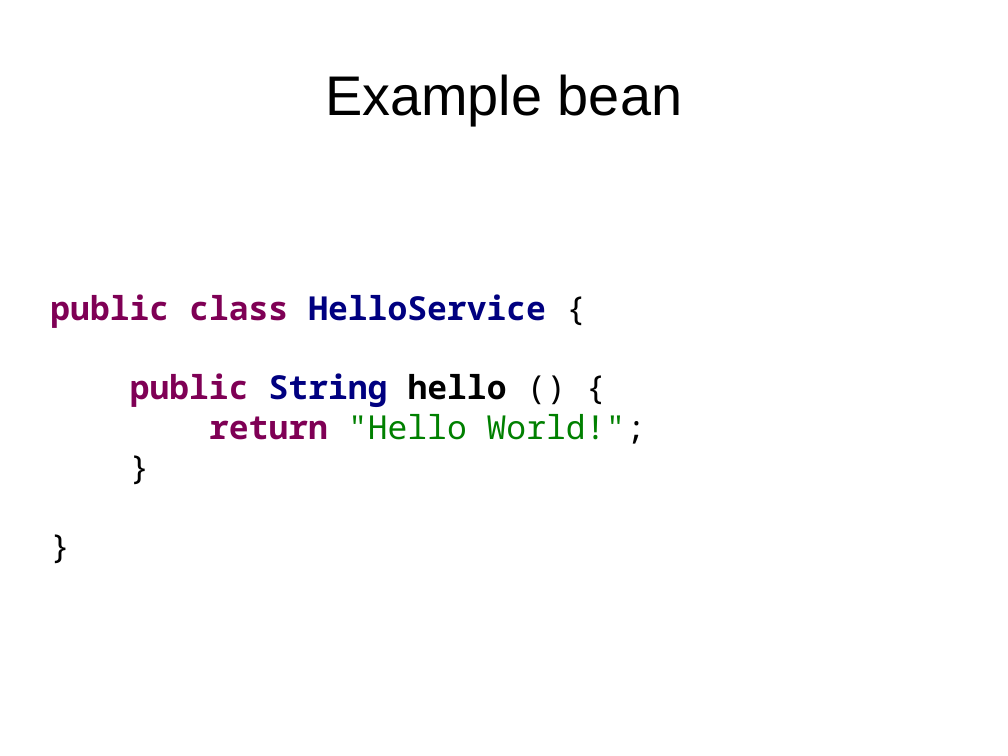
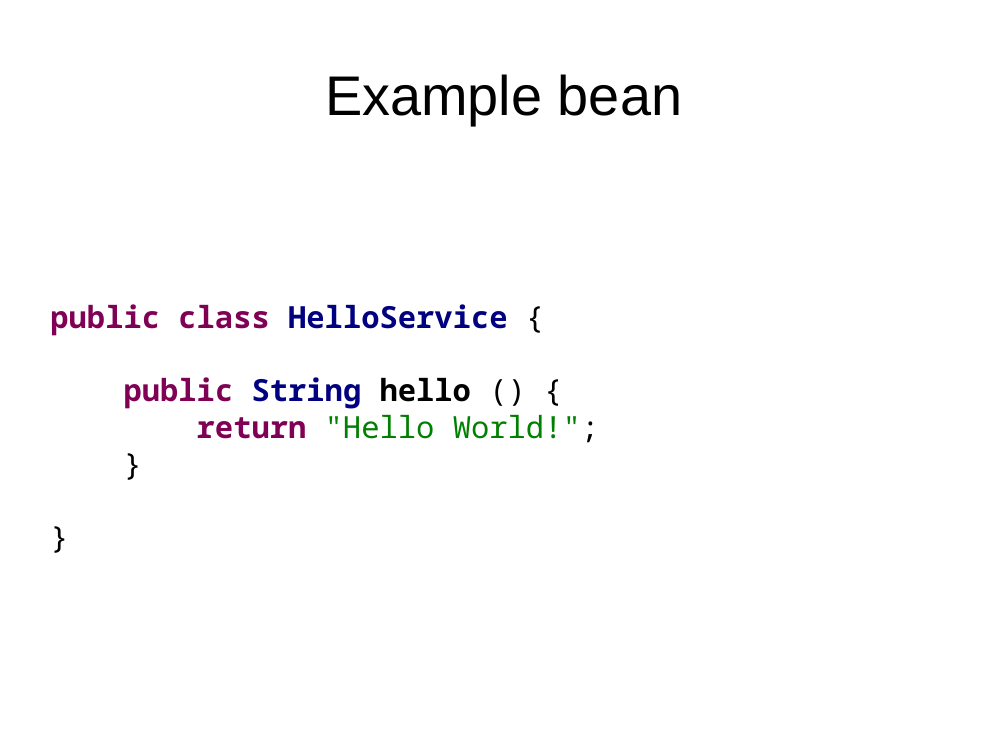
Before and after one commit to FrigoCoder/CDI, a slide deck: slide 11 of CDI.odp. Drawn at 1008x756 pixels with LibreOffice and Linux fonts; fonts in the diff are those of the drawing. Boxes give left, top, right and bottom in pixels: in the first picture for what was removed or moved away, otherwise in the second. Text is boxed around its words. In the diff, an @@ line names an element or a change of style, - is before the commit and + after.

```diff
--- a/CDI.odp
+++ b/CDI.odp
@@ text "public class HelloService {" at bbox=[50, 304, 599, 443]: size 26 to 24 pt @@
```
Also in this commit, not shown: 5 other slides changed, 7 slides added.
